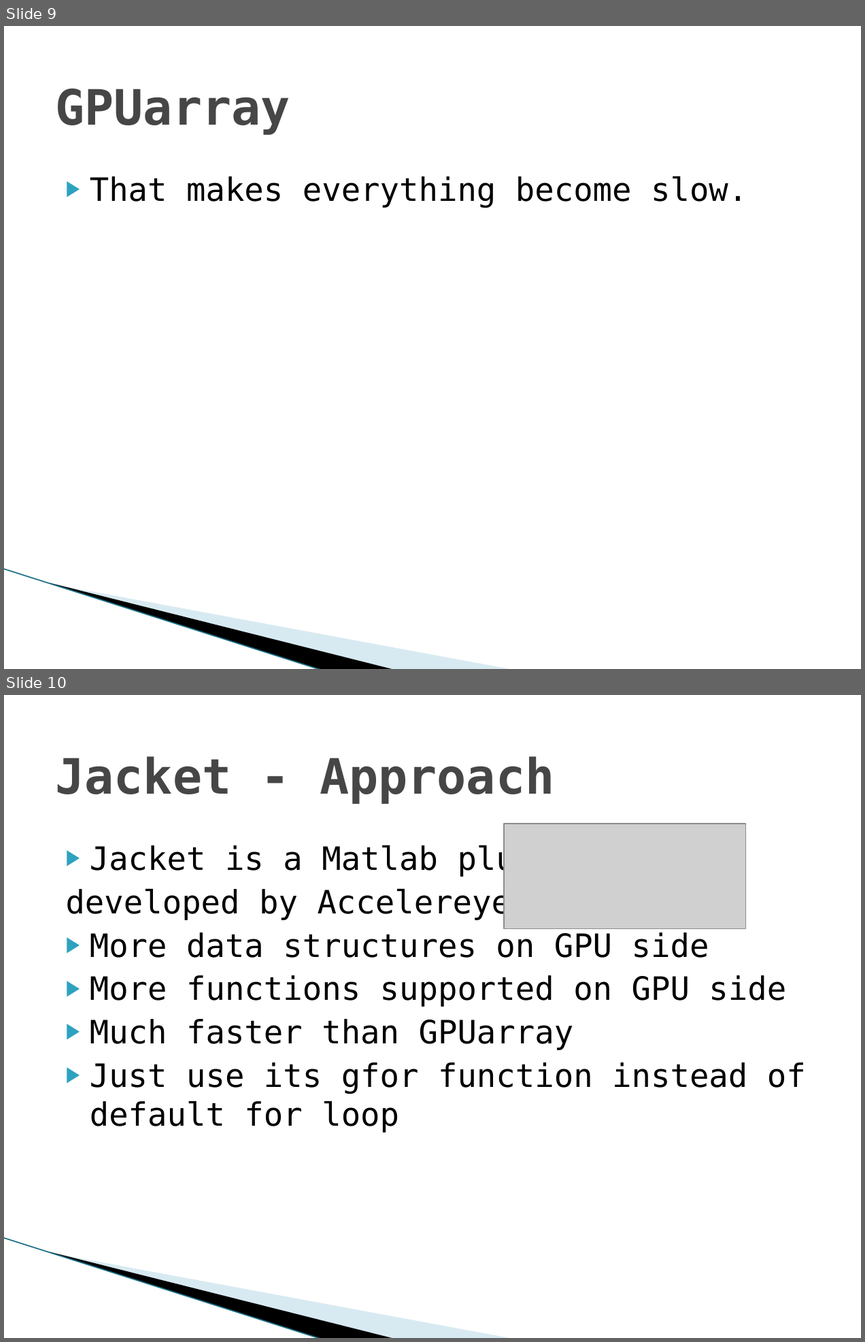
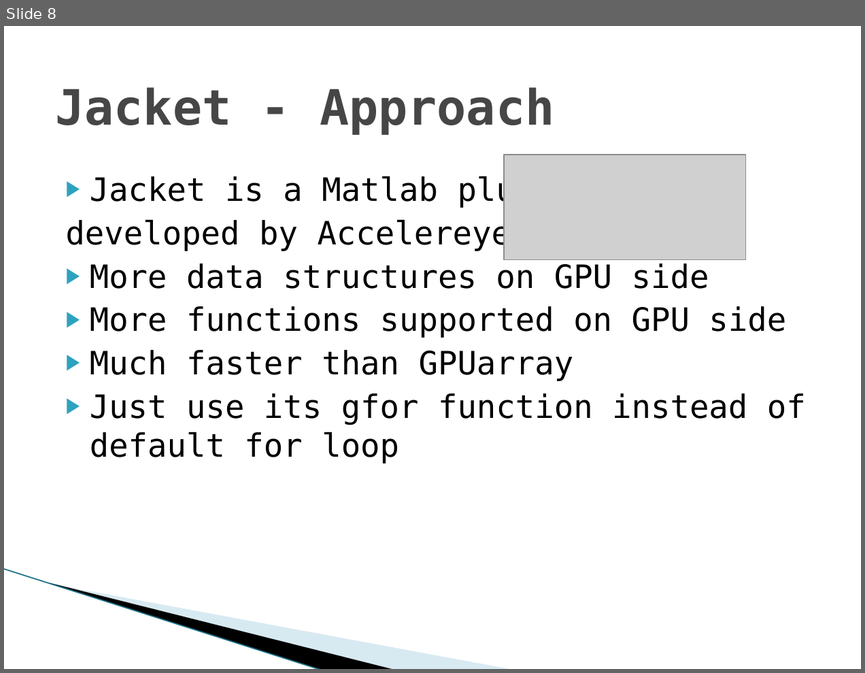
Before and after one commit to Keripo/DancingMonkeysAccelerated, a slide deck: final/presentation.pptx. Shown one above the other, each under a label of ours: slides 9 and 10 before the commit, slide 8 after it. The pictures are 865x1342 and 865x673 pixels, drawn with LibreOffice and Linux fonts; fonts in the diff are those of the drawing; grey boxes stand for pictures; background and template pictures are left out. Boxes give left, top, right and bottom in pixels: in the first picture for what was removed or moved away, otherwise in the second. Text is boxed around its words. In the diff, an @@ line names an element or a change of style, - is before the commit and + after.

```diff
--- a/final/presentation.pptx
+++ b/final/presentation.pptx
@@ slide 9 removed at [4, 26, 861, 669], background #FFFFFF; not listed: 3 template elements that a slide beside it also shows @@
@@ title removed at [55, 89, 290, 135] @@
-GPUarray
@@ text removed at [90, 176, 747, 208] @@
-▶ That makes everything become slow.
@@ what was slide 10 is now slide 8 @@
```
Also in this commit, not shown: 1 slide changed, 7 slides added, 2 other slides removed.
